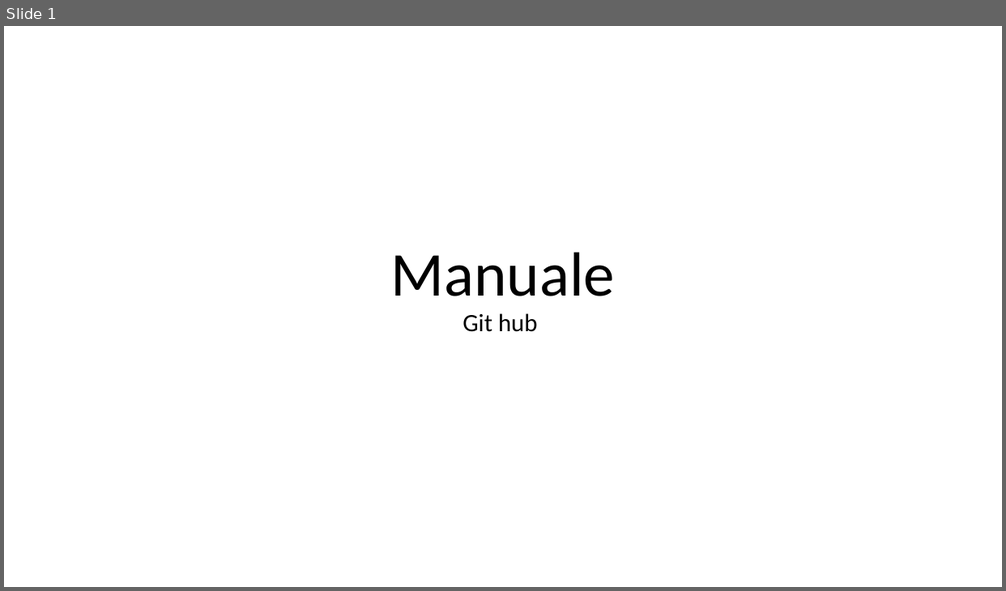
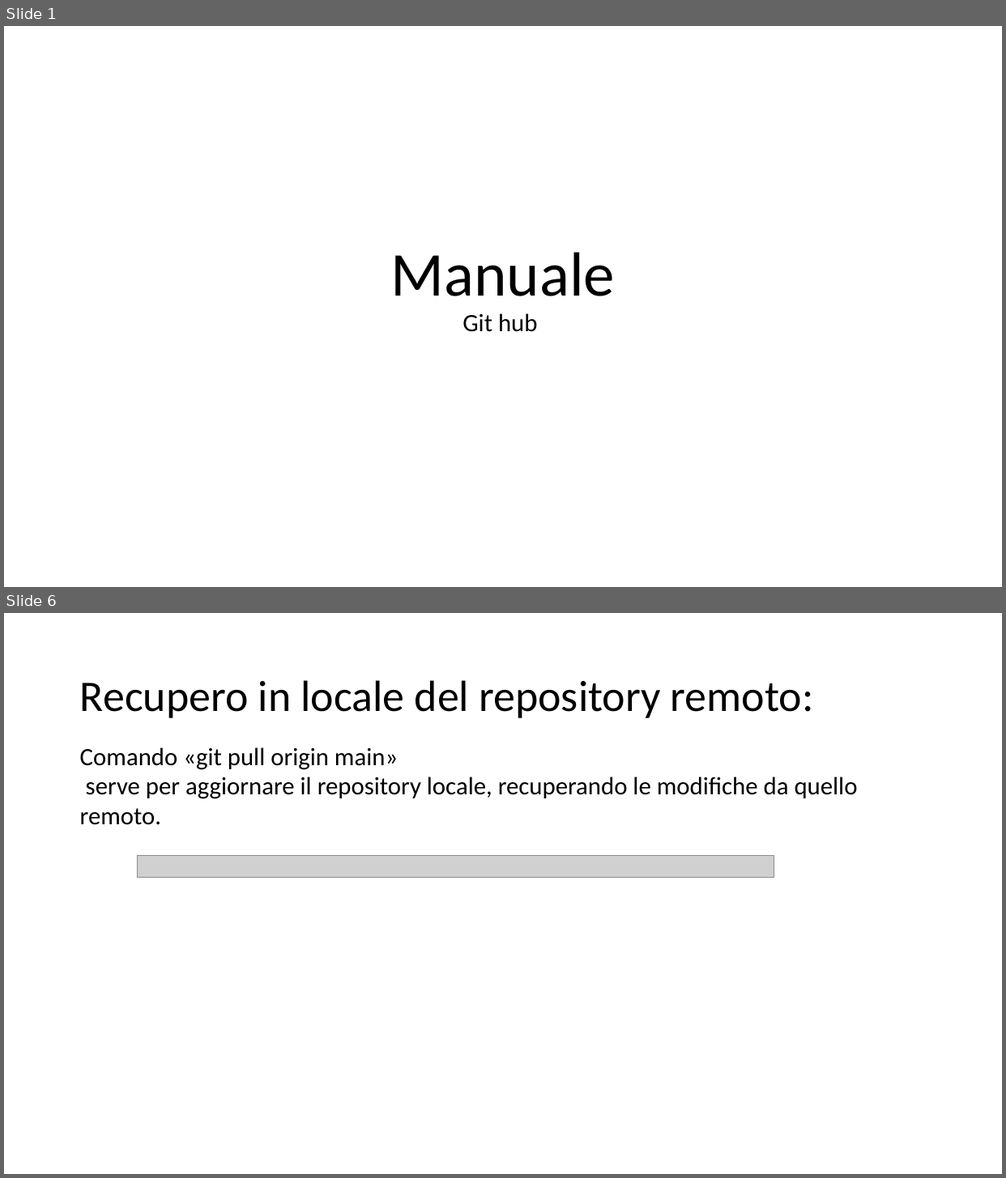
Before and after one commit to camilla-andreatta/Manuale1, a slide deck: Manuale.pptx. Shown one above the other, each under a label of ours: slide 1 before the commit, slides 1 and 6 after it; the slides between them are not shown. The pictures are 1006x591 and 1006x1178 pixels, drawn with LibreOffice and Linux fonts; fonts in the diff are those of the drawing; grey boxes stand for pictures. Boxes give left, top, right and bottom in pixels: in the first picture for what was removed or moved away, otherwise in the second. Text is boxed around its words. In the diff, an @@ line names an element or a change of style, - is before the commit and + after.

```diff
--- a/Manuale.pptx
+++ b/Manuale.pptx
@@ slide 6 added at box(4, 613, 1002, 1174), background #FFFFFF @@
@@ title added at box(80, 680, 814, 718), 42 pt, text #000000 @@
+Recupero in locale del repository remoto:
@@ text added at box(80, 747, 858, 825), 24 pt, text #000000 @@
+Comando «git pull origin main»
+serve per aggiornare il repository locale, recuperando le modifiche da quello remoto.
@@ picture added at box(138, 855, 774, 877) @@
```
Also in this commit, not shown: 1 slide changed, 6 other slides added, 1 slide removed.
